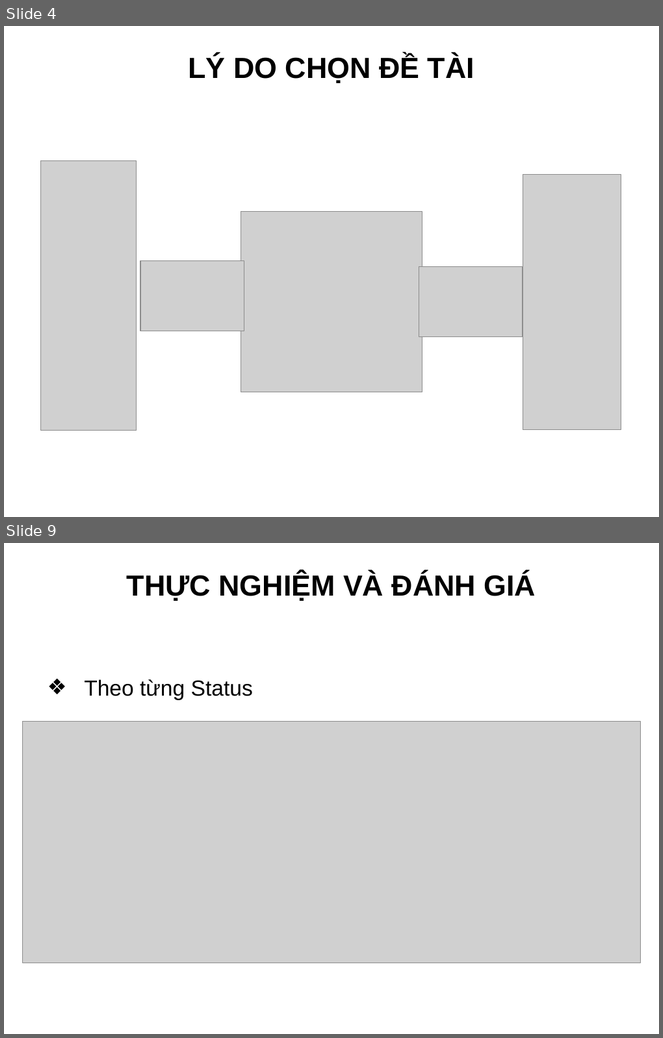
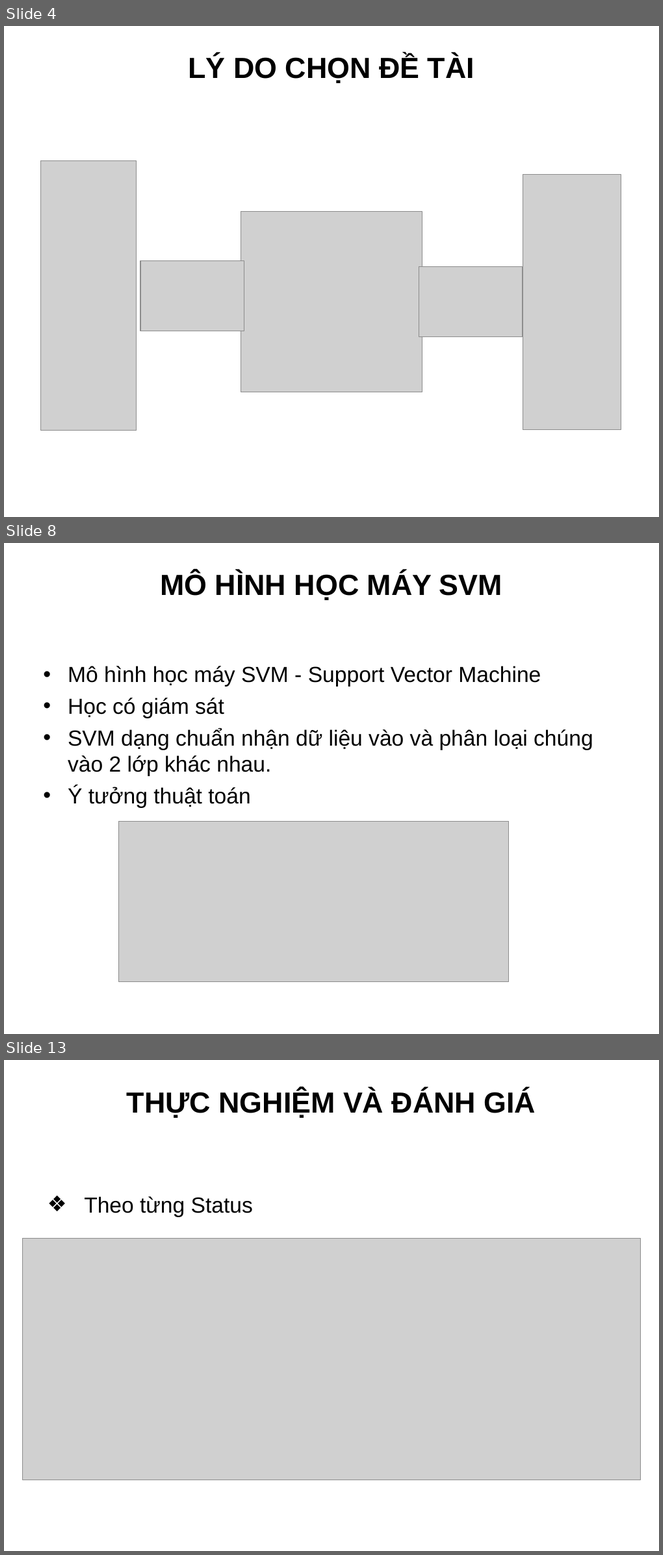
Before and after one commit to truonghaibg/thesis, a slide deck: tchai/Slide_LuanVan_TruongCongHai.ppt. Shown one above the other, each under a label of ours: slides 4 and 9 before the commit, slides 4, 8 and 13 after it; the slides between them are not shown. The pictures are 663x1038 and 663x1555 pixels, drawn with LibreOffice and Linux fonts; fonts in the diff are those of the drawing; grey boxes stand for pictures; background and template pictures are left out. Boxes give left, top, right and bottom in pixels: in the first picture for what was removed or moved away, otherwise in the second. Text is boxed around its words. In the diff, an @@ line names an element or a change of style, - is before the commit and + after.

```diff
--- a/tchai/Slide_LuanVan_TruongCongHai.ppt
+++ b/tchai/Slide_LuanVan_TruongCongHai.ppt
@@ slide 8 added at [4,543,659,1034], background picture (left out) @@
@@ title added at [160,572,503,600], 32 pt, text #000000, bold @@
+MÔ HÌNH HỌC MÁY SVM
@@ text added at [68,666,594,808], 24 pt, text #000000 @@
+• Mô hình học máy SVM - Support Vector Machine
+• Học có giám sát
+• SVM dạng chuẩn nhận dữ liệu vào và phân loại chúng vào 2 lớp khác nhau.
+• Ý tưởng thuật toán
@@ picture added at [118,821,508,982] @@
@@ what was slide 9 is now slide 13 @@
```
Also in this commit, not shown: 4 slides changed, 5 other slides added, 1 slide removed.
